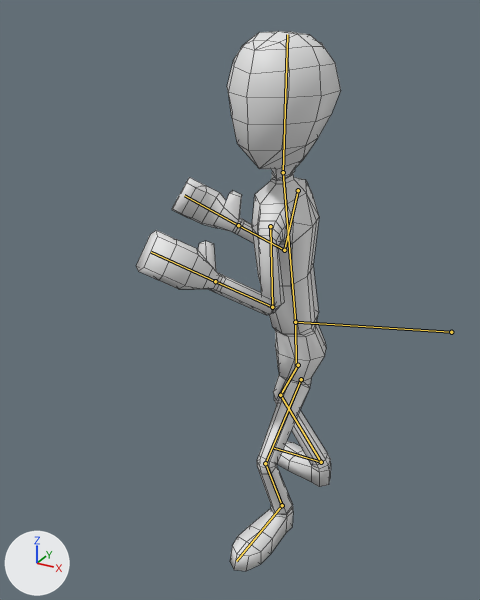
A saved change to the Blender file UnityProject/Assets/Raw/Graphics/Models/Blend/Actor.blend.
Rendered twice from a 50 mm lens placed at (0.682, -1.682, 1.497), pointed at (-0.143, -0.181, 0.746). Every picture has the same lights, and +X, +Y and +Z are marked at lower left. Both versions are drawn at frame 30 of the action 'Idle'; the numbers are the values there. The bones that bend it are drawn over the model as lines. Mesh edges are drawn as thin lines.

In view in the first picture: 'Actor'.
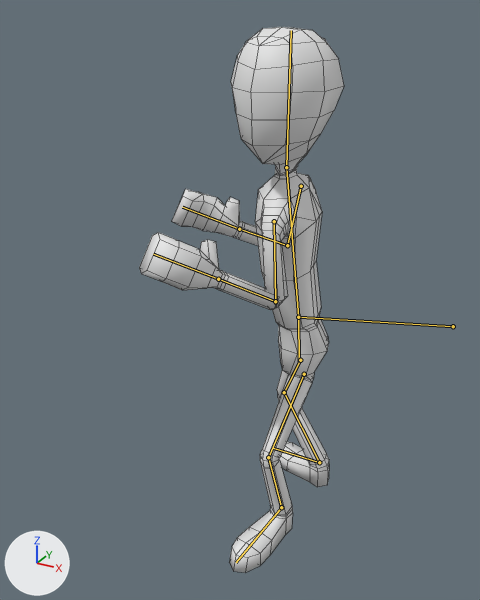
Commit message: Finished idle animation

Where the change shows, as pixel boxes [x1, y1, x2, y2] in the pictures (480 x 600 px):
'Actor', posed
    before: [136, 31, 341, 571]
    after: [139, 27, 344, 573]
bone 'Root', root to tip
    before: (451, 332) to (295, 322)
    after: (453, 326) to (298, 317)
bone 'LowerArm.R', root to tip
    before: (284, 250) to (238, 225)
    after: (287, 245) to (239, 229)
bone 'LowerArm.L', root to tip
    before: (272, 307) to (215, 281)
    after: (275, 301) to (218, 279)
bone 'UpperLeg.R', root to tip
    before: (298, 365) to (280, 395)
    after: (300, 360) to (284, 392)
bone 'LowerLeg.R', root to tip
    before: (280, 395) to (321, 462)
    after: (284, 392) to (319, 462)
bone 'Foot.R', root to tip
    before: (321, 462) to (274, 448)
    after: (319, 462) to (273, 448)
bone 'LowerLeg.L', root to tip
    before: (265, 463) to (282, 505)
    after: (268, 457) to (281, 507)
bone 'Foot.L', root to tip
    before: (282, 505) to (236, 561)
    after: (281, 507) to (236, 562)

What the commit changed:
Bone 'Root' (bone_root) moves from (0.402, 0.403, 0.093) to (0.402, 0.384, 0.085).
Bone 'LowerArm.R' (bone_lowerarm_r) turns from (-27, 26, 103) to (-33, 15, 100) degrees about its own x, y and z.
Bone 'LowerArm.L' (bone_lowerarm_l) turns from (-41, 29, 106) to (-43, 24, 107) degrees about its own x, y and z.
Bone 'UpperLeg.R' (bone_upperleg_r) turns from (34, -3, 14) to (32, -3, 13) degrees about its own x, y and z.
Bone 'LowerLeg.R' (bone_lowerleg_r) turns from (-29, 14, -61) to (-31, 15, -58) degrees about its own x, y and z.
Bone 'Foot.R' (bone_foot_r) turns from (28, 11, 9) to (26, 9, 7) degrees about its own x, y and z.
Bone 'LowerLeg.L' (bone_lowerleg_l) turns from (21, -7, -68) to (19, -8, -63) degrees about its own x, y and z.
Bone 'Foot.L' (bone_foot_l) turns from (28, 5, 2) to (24, 4, 2) degrees about its own x, y and z.
